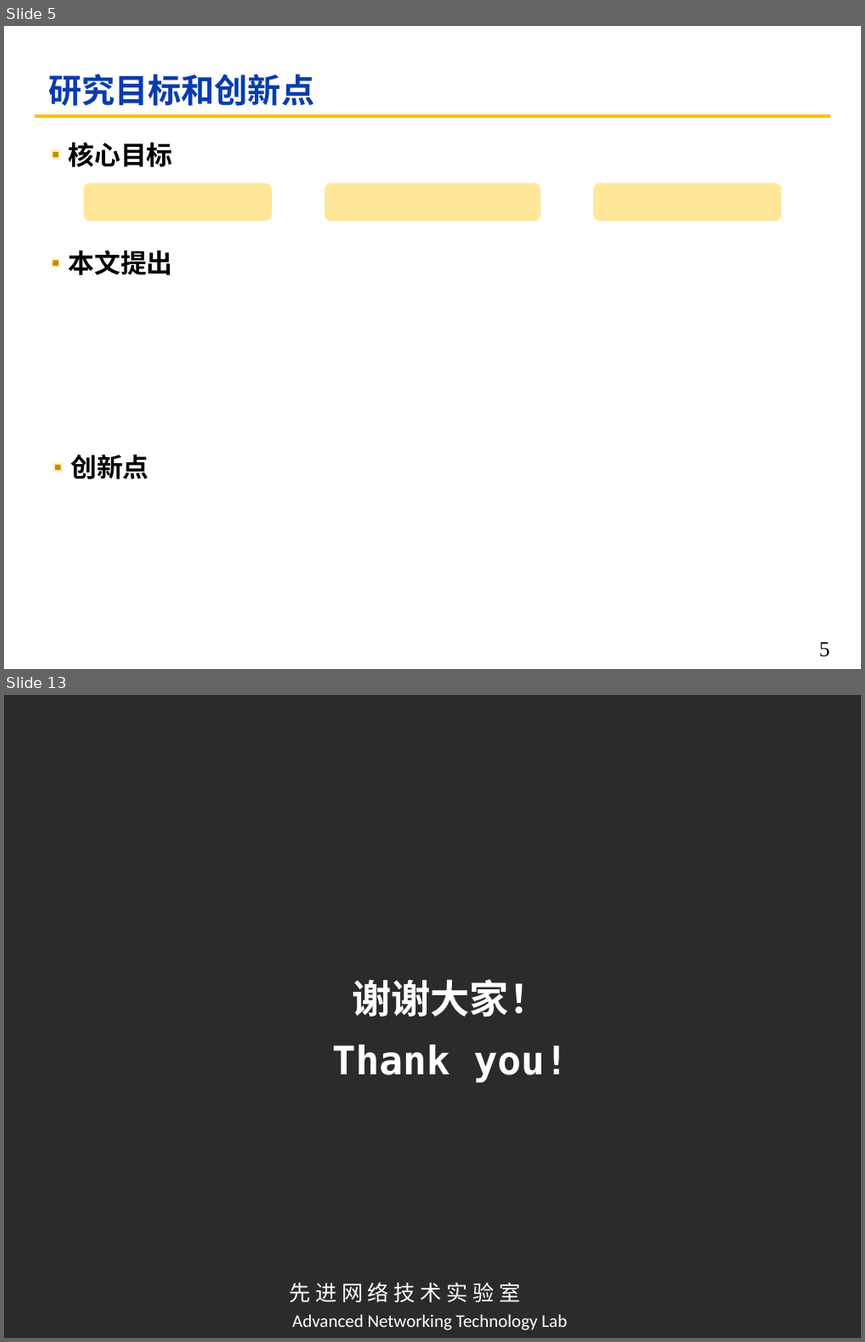
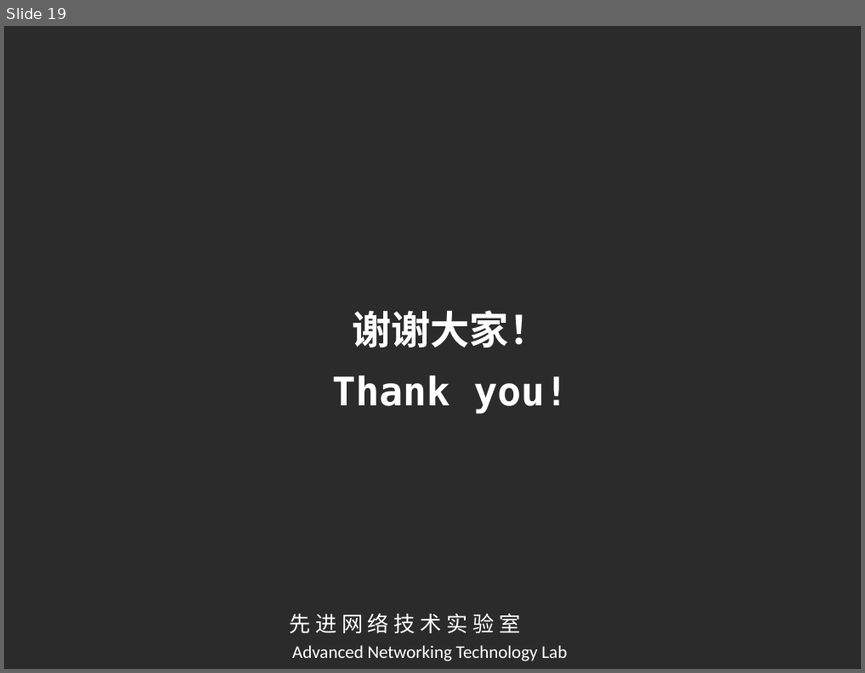
Before and after one commit to cyanbird811/ANTL_papers, a slide deck: 互联网络的设计_汇报/第二次/真正选择/第二次PPT.pptx. Shown one above the other, each under a label of ours: slides 5 and 13 before the commit, slide 19 after it; the slides between them are not shown. The pictures are 865x1342 and 865x673 pixels, drawn with LibreOffice and Linux fonts; fonts in the diff are those of the drawing; background and template pictures are left out; a plain dark background stands for a picture behind light text. Boxes give left, top, right and bottom in pixels: in the first picture for what was removed or moved away, otherwise in the second. Text is boxed around its words. In the diff, an @@ line names an element or a change of style, - is before the commit and + after.

```diff
--- a/互联网络的设计_汇报/第二次/真正选择/第二次PPT.pptx
+++ b/互联网络的设计_汇报/第二次/真正选择/第二次PPT.pptx
@@ slide 5 removed at bbox=[4, 26, 861, 669], background #FFFFFF @@
@@ title removed at bbox=[48, 74, 314, 106] @@
-研究目标和创新点
@@ line removed from (35, 116) to (830, 116) @@
@@ rectangle removed at bbox=[50, 149, 61, 159] @@
@@ rectangle removed at bbox=[52, 152, 58, 157] @@
@@ text removed at bbox=[69, 142, 173, 167] @@
-核心目标
@@ rounded rectangle removed at bbox=[84, 182, 271, 221] @@
@@ rounded rectangle removed at bbox=[324, 182, 540, 221] @@
@@ rounded rectangle removed at bbox=[594, 182, 781, 221] @@
@@ text removed at bbox=[69, 250, 173, 275] @@
-本文提出
@@ rectangle removed at bbox=[50, 258, 61, 268] @@
@@ rectangle removed at bbox=[52, 260, 58, 265] @@
@@ text removed at bbox=[70, 454, 148, 479] @@
-创新点
@@ rectangle removed at bbox=[52, 462, 64, 472] @@
@@ rectangle removed at bbox=[55, 465, 61, 470] @@
@@ page number removed at bbox=[819, 641, 830, 657] @@
-5
@@ what was slide 13 is now slide 19 @@
```
Also in this commit, not shown: 5 slides changed, 13 slides added, 6 other slides removed, 1 other file.
